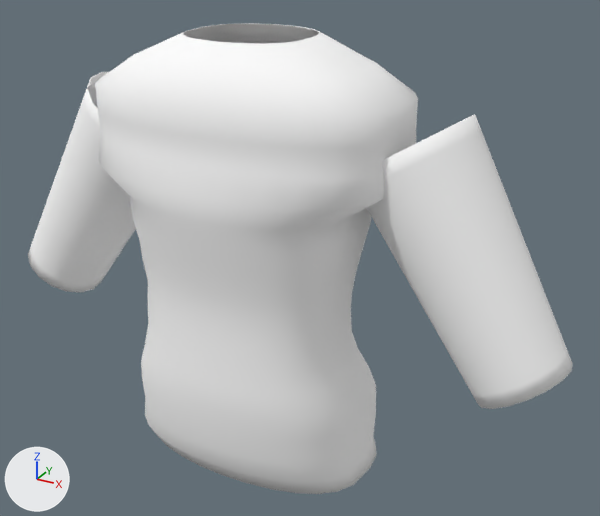
The glTF model apps/web/public/models/templates/male/top_longsleeve.glb: old version first, new version second.
Rendered twice from a 50 mm lens placed at (0.597, -0.98, 1.679), pointed at (0.056, 0.004, 1.187). The axes (+X, +Y, +Z) are drawn at lower left. The lights are the same throughout. The picture after the commit comes second.

The older version as bpy lines, for what is in view:
```python
me_top_longsleeve_male = bpy.data.meshes.new('top_longsleeve_male')
me_top_longsleeve_male.from_pydata(...)  # 2152 vertices, 4304 faces; spans x -0.459..0.459, y -0.186..0.129, z 0.87..1.51
me_top_longsleeve_male.materials.append(mat_top_longsleeve_male_mat)
ob_top_longsleeve_male = bpy.data.objects.new('top_longsleeve_male', me_top_longsleeve_male)
ob_top_longsleeve_male.location = (0.0, 0.0, 0.0)
```
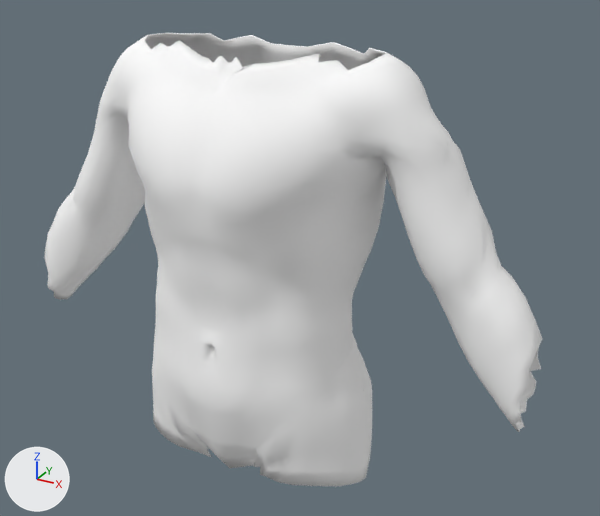
What differs and where, as boxes (x1, y1, x2, y2) in the pictures (600 x 516 px):
'top_longsleeve_male', reshaped (9% narrower)
    before: (28, 23, 573, 494)
    after: (44, 33, 542, 486)
part 1 of me_top_longsleeve_male, rebuilt (54% wider)
    before: (95, 23, 418, 494)
    after: (44, 33, 542, 486)
part 2 of me_top_longsleeve_male, deleted
    before: (28, 72, 136, 292)
part 3 of me_top_longsleeve_male, deleted
    before: (367, 115, 573, 409)

The change, as a diff of the scene's bpy script:
```diff
--- a/apps/web/public/models/templates/male/top_longsleeve.glb.py
+++ b/apps/web/public/models/templates/male/top_longsleeve.glb.py
@@ me_top_longsleeve_male @@
 # used by ob_top_longsleeve_male; location = (0.0, 0.0, 0.0)
-me_top_longsleeve_male.from_pydata(...)  # 2152 vertices, 4304 faces; spans x -0.459..0.459, y -0.186..0.129, z 0.87..1.51
+me_top_longsleeve_male.from_pydata(...)  # 3762 vertices, 7548 faces; spans x -0.417..0.417, y -0.175..0.124, z 0.854..1.494
+# me_top_longsleeve_male part 1: the loose piece of 1064 vertices spanning x -0.225..0.225, y -0.186..0.129, z 0.87..1.51 is rebuilt with 3762 vertices and now spans x -0.417..0.417, y -0.175..0.124, z 0.854..1.494
+# me_top_longsleeve_male part 2: the loose piece of 544 vertices spanning x -0.459..-0.142, y -0.083..0.097, z 1.049..1.426 is deleted
+# me_top_longsleeve_male part 3: the loose piece of 544 vertices spanning x 0.142..0.459, y -0.083..0.097, z 1.049..1.426 is deleted
 me_top_longsleeve_male.materials.append(mat_top_longsleeve_male_mat)
```
